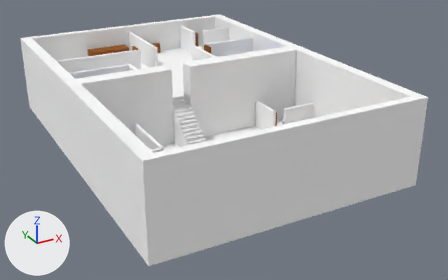
One commit to the Blender file Blender Game/maingame.blend: the scene before it, then after it.
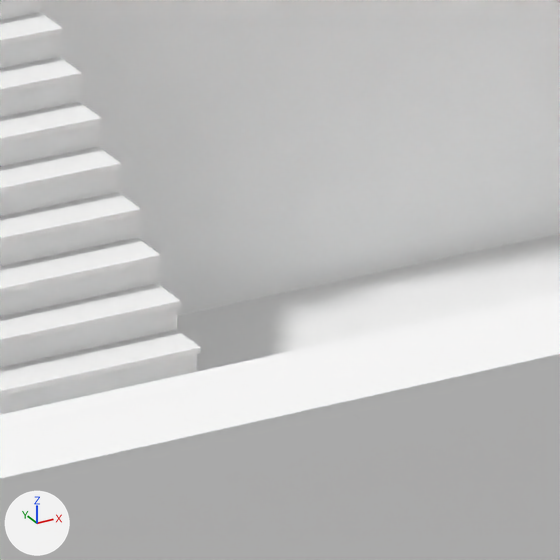
Old and new are each drawn whole from a 50 mm lens placed at (-19.5, -49.5, 24.3), pointed at (5.1, -4.8, 2.0) and again close up on the part from 42% to 53% of the width and 39% to 56% of the height. Every picture has the same lights, and +X, +Y and +Z are marked at lower left.

Before the edit, the objects in view are built like this:
```python
me_untitled = bpy.data.meshes.new('Untitled')
me_untitled.from_pydata(...)  # 582 vertices, 548 faces; spans x -20.1..20.1, y 0.8..13.8, z -43.0..14.3
me_untitled.materials.append(mat_lambert2_001)  # its picture is missing
ob_pcube16 = bpy.data.objects.new('pCube16', me_untitled)
ob_pcube16.location = (3.291, -10.794, 1.073)
ob_pcube16.rotation_euler = (1.571, 0.0, 0.0)  # degrees (90, 0, 0)
ob_pcube16.scale = (0.562, 0.562, 0.562)
```
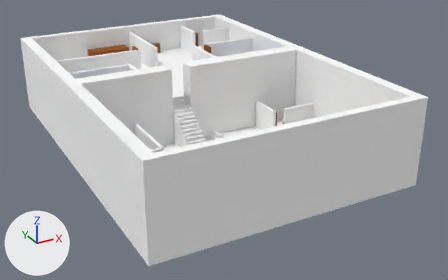
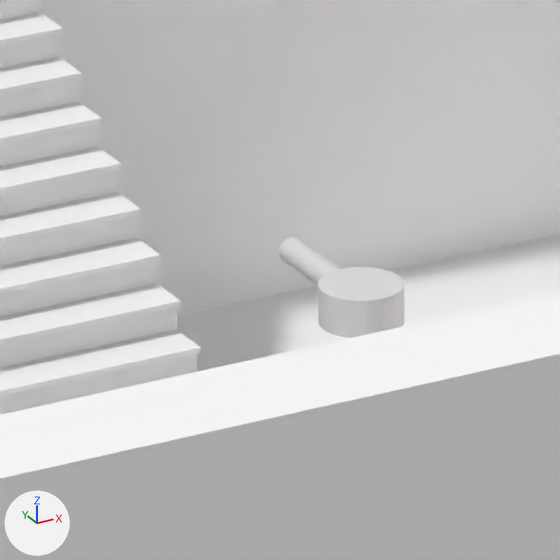
Pixel boxes [x1, y1, x2, y2] of what changed, in the close-ups (560 x 560 px):
'turrethead', added: after [318, 267, 404, 338]
'Cylinder.001', added: after [279, 237, 340, 285]

The change, as a diff of the scene's bpy script:
```diff
--- a/Blender Game/maingame.blend.py
+++ b/Blender Game/maingame.blend.py
@@ me_cylinder @@
+me_cylinder.from_pydata(...)  # a 32-sided cylinder along z spanning x -1.0..1.0, y -1.0..1.0, z -1.0..1.0
@@ ob_cylinder_001 @@
+ob_cylinder_001 = bpy.data.objects.new('Cylinder.001', me_cylinder.copy())
+ob_cylinder_001.parent = ob_turrethead
+ob_cylinder_001.matrix_parent_inverse = Matrix(((-3.146, 0.0, 0.0, 12.67), (0.0, -3.146, 0.0, -18.91), (0.0, 0.0, 6.667, -21.68), (0.0, 0.0, 0.0, 1.0)))
+ob_cylinder_001.location = (4.046, -5.376, 3.253)
+ob_cylinder_001.rotation_euler = (1.571, 0.0, 0.0)  # degrees (90, 0, 0)
+ob_cylinder_001.scale = (0.1, 0.1, 0.5)
@@ ob_turrethead @@
+ob_turrethead = bpy.data.objects.new('turrethead', me_cylinder)
+ob_turrethead.location = (4.028, -6.011, 3.086)
+ob_turrethead.scale = (-0.318, -0.318, 0.15)
```
